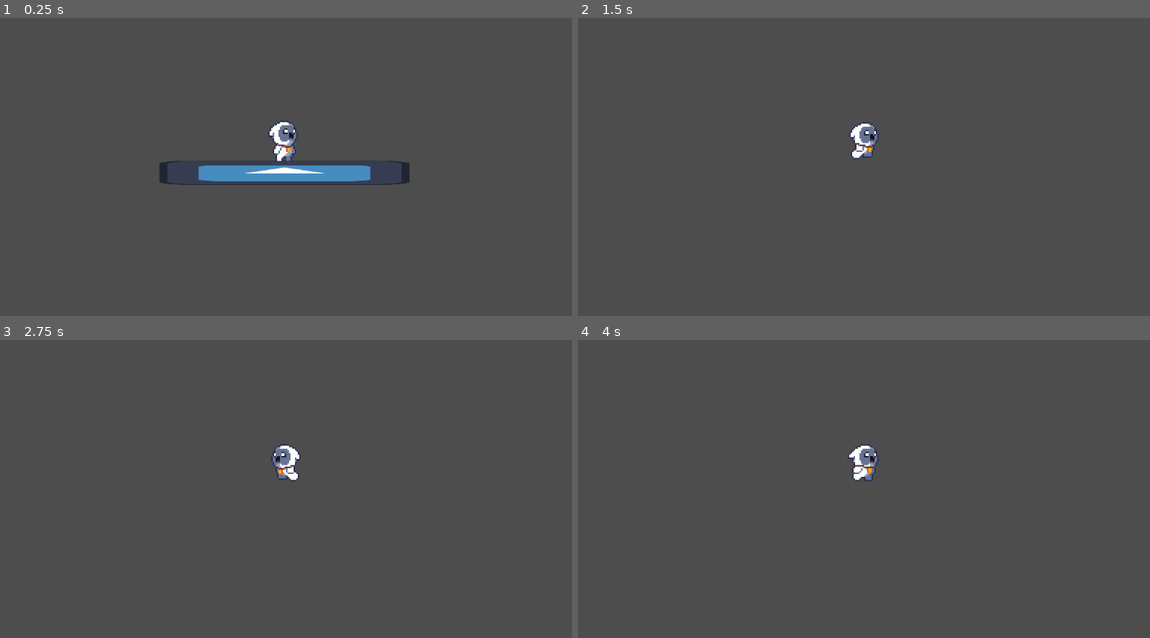
Above: before the commit, frames 1-4 (two rows, left to right).
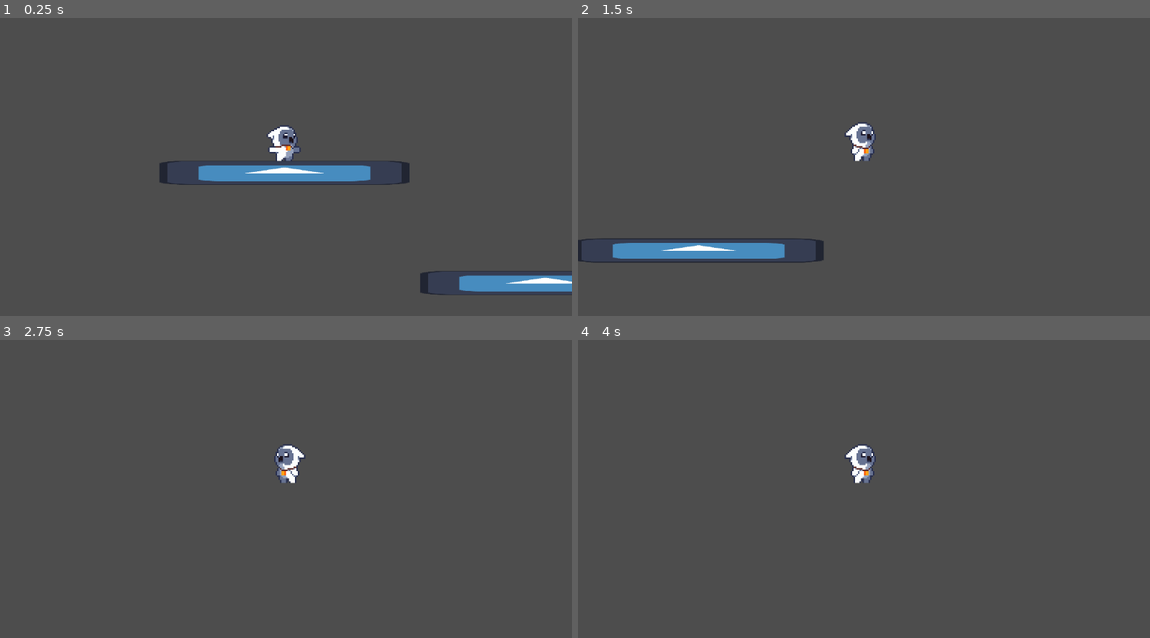
Above: after the commit, the same moments.

Repository: CrisIsla/shiny-godot
Game: Godot game, scene res://scenes/player_test.tscn
Same seed, same stepped clock (60 frames per second), same inputs: the game is played once before the commit and once after it. The engine's default icon, where the game draws it, is replaced by a stand-in: a white triangle on a blue panel in a dark square.
Inputs:
- Up to frame 1 (0.25 s): no input
- Up to frame 2 (1.5 s): hold D (move_right) from 0.53 s (still down); tap K (jump) at 0.6, 0.77, 1.07 s; tap J (attack) at 1.35 s
- Up to frame 3 (2.75 s): tap K (jump) at 1.52, 1.55, 1.82, 2.1 s; release D (move_right) at 2.03 s; hold A (move_left) from 2.03 s (still down)
- Up to frame 4 (4 s): release A (move_left) at 2.78 s; hold D (move_right) from 2.78 s (still down); tap J (attack) at 2.85 s; tap K (jump) at 3.02, 3.05, 3.32, 3.6, 3.77 s

The runs differ from the first frame. In frame 1, 1.7% of the frame differs, in the area x 46-100%, y 34-94%; in frame 2, 2.4%, in the area x 0-53%, y 35-83%; in frame 3, 0.4%; in frame 4, 0.4%.

Commit message:
fix: timing animations

Diff:
--- a/scenes/player.tscn
+++ b/scenes/player.tscn
@@ -228,7 +228,8 @@
 
 [sub_resource type="Animation" id="Animation_woy7a"]
 resource_name = "jump"
-length = 0.8
+length = 0.1
+loop_mode = 1
 tracks/0/type = "value"
 tracks/0/imported = false
 tracks/0/enabled = true
@@ -272,10 +273,10 @@
 tracks/3/interp = 1
 tracks/3/loop_wrap = true
 tracks/3/keys = {
-"times": PackedFloat32Array(0, 0.1, 0.2, 0.3, 0.4, 0.5, 0.6, 0.7),
-"transitions": PackedFloat32Array(1, 1, 1, 1, 1, 1, 1, 1),
-"update": 1,
-"values": [0, 1, 2, 3, 4, 5, 6, 7]
+"times": PackedFloat32Array(0),
+"transitions": PackedFloat32Array(1),
+"update": 1,
+"values": [4]
 }
 
 [sub_resource type="Animation" id="Animation_hwr4v"]
@@ -386,62 +387,209 @@
 "values": [6]
 }
 
-[sub_resource type="Animation" id="Animation_8rqff"]
+[sub_resource type="Animation" id="Animation_o8ul3"]
+resource_name = "jump_prep"
+length = 0.1
+step = 0.05
+tracks/0/type = "value"
+tracks/0/imported = false
+tracks/0/enabled = true
+tracks/0/path = NodePath("Pivot/Sprite2D:frame")
+tracks/0/interp = 1
+tracks/0/loop_wrap = true
+tracks/0/keys = {
+"times": PackedFloat32Array(0, 0.05),
+"transitions": PackedFloat32Array(1, 1),
+"update": 1,
+"values": [2, 3]
+}
+tracks/1/type = "value"
+tracks/1/imported = false
+tracks/1/enabled = true
+tracks/1/path = NodePath("Pivot/Sprite2D:hframes")
+tracks/1/interp = 1
+tracks/1/loop_wrap = true
+tracks/1/keys = {
+"times": PackedFloat32Array(0),
+"transitions": PackedFloat32Array(1),
+"update": 1,
+"values": [8]
+}
+tracks/2/type = "value"
+tracks/2/imported = false
+tracks/2/enabled = true
+tracks/2/path = NodePath("Pivot/Sprite2D:vframes")
+tracks/2/interp = 1
+tracks/2/loop_wrap = true
+tracks/2/keys = {
+"times": PackedFloat32Array(0),
+"transitions": PackedFloat32Array(1),
+"update": 1,
+"values": [1]
+}
+tracks/3/type = "value"
+tracks/3/imported = false
+tracks/3/enabled = true
+tracks/3/path = NodePath("Pivot/Sprite2D:texture")
+tracks/3/interp = 1
+tracks/3/loop_wrap = true
+tracks/3/keys = {
+"times": PackedFloat32Array(0),
+"transitions": PackedFloat32Array(1),
+"update": 1,
+"values": [ExtResource("8_btovt")]
+}
+
+[sub_resource type="Animation" id="Animation_2364t"]
+resource_name = "fall"
+length = 0.1
+loop_mode = 1
+tracks/0/type = "value"
+tracks/0/imported = false
+tracks/0/enabled = true
+tracks/0/path = NodePath("Pivot/Sprite2D:texture")
+tracks/0/interp = 1
+tracks/0/loop_wrap = true
+tracks/0/keys = {
+"times": PackedFloat32Array(0),
+"transitions": PackedFloat32Array(1),
+"update": 1,
+"values": [ExtResource("8_btovt")]
+}
+tracks/1/type = "value"
+tracks/1/imported = false
+tracks/1/enabled = true
+tracks/1/path = NodePath("Pivot/Sprite2D:hframes")
+tracks/1/interp = 1
+tracks/1/loop_wrap = true
+tracks/1/keys = {
+"times": PackedFloat32Array(0),
+"transitions": PackedFloat32Array(1),
+"update": 1,
+"values": [8]
+}
+tracks/2/type = "value"
+tracks/2/imported = false
+tracks/2/enabled = true
+tracks/2/path = NodePath("Pivot/Sprite2D:vframes")
+tracks/2/interp = 1
+tracks/2/loop_wrap = true
+tracks/2/keys = {
+"times": PackedFloat32Array(0),
+"transitions": PackedFloat32Array(1),
+"update": 1,
+"values": [1]
+}
+tracks/3/type = "value"
+tracks/3/imported = false
+tracks/3/enabled = true
+tracks/3/path = NodePath("Pivot/Sprite2D:frame")
+tracks/3/interp = 1
+tracks/3/loop_wrap = true
+tracks/3/keys = {
+"times": PackedFloat32Array(0),
+"transitions": PackedFloat32Array(1),
+"update": 1,
+"values": [5]
+}
+
+[sub_resource type="Animation" id="Animation_mvbak"]
+resource_name = "landing"
+length = 0.2
+step = 0.05
+tracks/0/type = "value"
+tracks/0/imported = false
+tracks/0/enabled = true
+tracks/0/path = NodePath("Pivot/Sprite2D:frame_coords")
+tracks/0/interp = 1
+tracks/0/loop_wrap = true
+tracks/0/keys = {
+"times": PackedFloat32Array(0, 0.1),
+"transitions": PackedFloat32Array(1, 1),
+"update": 1,
+"values": [Vector2i(6, 0), Vector2i(7, 0)]
+}
+tracks/1/type = "value"
+tracks/1/imported = false
+tracks/1/enabled = true
+tracks/1/path = NodePath("Pivot/Sprite2D:texture")
+tracks/1/interp = 1
+tracks/1/loop_wrap = true
+tracks/1/keys = {
+"times": PackedFloat32Array(0),
+"transitions": PackedFloat32Array(1),
+"update": 1,
+"values": [ExtResource("8_btovt")]
+}
+tracks/2/type = "value"
+tracks/2/imported = false
+tracks/2/enabled = true
+tracks/2/path = NodePath("Pivot/Sprite2D:hframes")
+tracks/2/interp = 1
+tracks/2/loop_wrap = true
+tracks/2/keys = {
+"times": PackedFloat32Array(0),
+"transitions": PackedFloat32Array(1),
+"update": 1,
+"values": [8]
+}
+tracks/3/type = "value"
+tracks/3/imported = false
+tracks/3/enabled = true
+tracks/3/path = NodePath("Pivot/Sprite2D:vframes")
+tracks/3/interp = 1
+tracks/3/loop_wrap = true
+tracks/3/keys = {
+"times": PackedFloat32Array(0),
+"transitions": PackedFloat32Array(1),
+"update": 1,
+"values": [1]
+}
+
+[sub_resource type="Animation" id="Animation_atu2y"]
 length = 0.001
 tracks/0/type = "value"
 tracks/0/imported = false
 tracks/0/enabled = true
-tracks/0/path = NodePath("Pivot/Sprite2D:texture")
-tracks/0/interp = 1
-tracks/0/loop_wrap = true
-tracks/0/keys = {
-"times": PackedFloat32Array(0),
-"transitions": PackedFloat32Array(1),
-"update": 1,
-"values": [ExtResource("8_btovt")]
-}
-tracks/1/type = "value"
-tracks/1/imported = false
-tracks/1/enabled = true
-tracks/1/path = NodePath("Pivot/Sprite2D:hframes")
-tracks/1/interp = 1
-tracks/1/loop_wrap = true
-tracks/1/keys = {
-"times": PackedFloat32Array(0),
-"transitions": PackedFloat32Array(1),
-"update": 1,
-"values": [8]
-}
-tracks/2/type = "value"
-tracks/2/imported = false
-tracks/2/enabled = true
-tracks/2/path = NodePath("Pivot/Sprite2D:frame")
-tracks/2/interp = 1
-tracks/2/loop_wrap = true
-tracks/2/keys = {
-"times": PackedFloat32Array(0),
-"transitions": PackedFloat32Array(1),
-"update": 1,
-"values": [1]
+tracks/0/path = NodePath("Pivot/Sprite2D:frame")
+tracks/0/interp = 1
+tracks/0/loop_wrap = true
+tracks/0/keys = {
+"times": PackedFloat32Array(0),
+"transitions": PackedFloat32Array(1),
+"update": 1,
+"values": [4]
 }
 
 [sub_resource type="AnimationLibrary" id="AnimationLibrary_xe7dn"]
 _data = {
-"RESET": SubResource("Animation_8rqff"),
+"RESET": SubResource("Animation_atu2y"),
 "attack_1": SubResource("Animation_85ado"),
 "attack_2": SubResource("Animation_t0ag8"),
+"fall": SubResource("Animation_2364t"),
 "hurt": SubResource("Animation_vdqe2"),
 "idle": SubResource("Animation_ic6at"),
 "jump": SubResource("Animation_woy7a"),
+"jump_prep": SubResource("Animation_o8ul3"),
+"landing": SubResource("Animation_mvbak"),
 "run": SubResource("Animation_hwr4v"),
 "walk": SubResource("Animation_cir7r")
 }
 
+[sub_resource type="AnimationNodeAnimation" id="AnimationNodeAnimation_m0202"]
+animation = &"fall"
+
 [sub_resource type="AnimationNodeAnimation" id="AnimationNodeAnimation_g8nwu"]
 animation = &"idle"
 
-[sub_resource type="AnimationNodeAnimation" id="AnimationNodeAnimation_xvbs8"]
+[sub_resource type="AnimationNodeAnimation" id="AnimationNodeAnimation_qh75c"]
 animation = &"jump"
+
+[sub_resource type="AnimationNodeAnimation" id="AnimationNodeAnimation_aufcq"]
+animation = &"jump_prep"
+
+[sub_resource type="AnimationNodeAnimation" id="AnimationNodeAnimation_lnqkf"]
+animation = &"landing"
 
 [sub_resource type="AnimationNodeAnimation" id="AnimationNodeAnimation_i1jo6"]
 animation = &"run"
@@ -453,21 +601,42 @@
 
 [sub_resource type="AnimationNodeStateMachineTransition" id="AnimationNodeStateMachineTransition_27453"]
 
-[sub_resource type="AnimationNodeStateMachineTransition" id="AnimationNodeStateMachineTransition_eg0sk"]
+[sub_resource type="AnimationNodeStateMachineTransition" id="AnimationNodeStateMachineTransition_d2lu3"]
 switch_mode = 2
 
-[sub_resource type="AnimationNodeStateMachineTransition" id="AnimationNodeStateMachineTransition_jk2ke"]
+[sub_resource type="AnimationNodeStateMachineTransition" id="AnimationNodeStateMachineTransition_ex1hv"]
+
+[sub_resource type="AnimationNodeStateMachineTransition" id="AnimationNodeStateMachineTransition_1377r"]
+
+[sub_resource type="AnimationNodeStateMachineTransition" id="AnimationNodeStateMachineTransition_48112"]
+
+[sub_resource type="AnimationNodeStateMachineTransition" id="AnimationNodeStateMachineTransition_0o3rs"]
+
+[sub_resource type="AnimationNodeStateMachineTransition" id="AnimationNodeStateMachineTransition_yioqn"]
+
+[sub_resource type="AnimationNodeStateMachineTransition" id="AnimationNodeStateMachineTransition_jck8a"]
+switch_mode = 2
+
+[sub_resource type="AnimationNodeStateMachineTransition" id="AnimationNodeStateMachineTransition_lasll"]
+
+[sub_resource type="AnimationNodeStateMachineTransition" id="AnimationNodeStateMachineTransition_tmuwx"]
 
 [sub_resource type="AnimationNodeStateMachine" id="AnimationNodeStateMachine_ayclc"]
-states/Start/position = Vector2(174, 70)
+states/Start/position = Vector2(-121, 27)
+states/fall/node = SubResource("AnimationNodeAnimation_m0202")
+states/fall/position = Vector2(499, -105)
 states/idle/node = SubResource("AnimationNodeAnimation_g8nwu")
-states/idle/position = Vector2(316, 70)
-states/jump/node = SubResource("AnimationNodeAnimation_xvbs8")
-states/jump/position = Vector2(417, -57)
+states/idle/position = Vector2(54, 115)
+states/jump/node = SubResource("AnimationNodeAnimation_qh75c")
+states/jump/position = Vector2(315, -105)
+states/jump_prep/node = SubResource("AnimationNodeAnimation_aufcq")
+states/jump_prep/position = Vector2(60, -98)
+states/landing/node = SubResource("AnimationNodeAnimation_lnqkf")
+states/landing/position = Vector2(732, -105)
 states/run/node = SubResource("AnimationNodeAnimation_i1jo6")
-states/run/position = Vector2(499, 70)
-transitions = ["Start", "idle", SubResource("AnimationNodeSt …(141 unchanged characters)… odeStateMachineTransition_27453"), "jump", "idle", SubResource("AnimationNodeStateMachineTransition_eg0sk"), "idle", "jump", SubResource("AnimationNodeStateMachineTransition_jk2ke")]
-graph_offset = Vector2(-93, -116)
+states/run/position = Vector2(508, 115)
+transitions = ["Start", "idle", SubResource("AnimationNodeSt …(141 unchanged characters)… odeStateMachineTransition_27453"), "jump_prep", "jump", SubResource("AnimationNodeStateMachineTransition_d2lu3"), "jump", "fall", SubResource("AnimationNodeStateMachineTransition_ex1hv"), "idle", "jump_prep", SubResource("AnimationNodeStateMachineTransition_1377r"), "run", "jump_prep", SubResource("AnimationNodeStateMachineTransition_48112"), "fall", "landing", SubResource("AnimationNodeStateMachineTransition_0o3rs"), "landing", "run", SubResource("AnimationNodeStateMachineTransition_yioqn"), "landing", "idle", SubResource("AnimationNodeStateMachineTransition_jck8a"), "run", "fall", SubResource("AnimationNodeStateMachineTransition_lasll"), "idle", "fall", SubResource("AnimationNodeStateMachineTransition_tmuwx")]
+graph_offset = Vector2(-176, -133)
 
 [sub_resource type="AnimationNodeStateMachinePlayback" id="AnimationNodeStateMachinePlayback_03kxt"]
 
@@ -480,7 +649,7 @@
 position = Vector2(0, -16)
 texture = ExtResource("8_btovt")
 hframes = 8
-frame = 1
+frame = 4
 
 [node name="CollisionShape2D" type="CollisionShape2D" parent="."]
 position = Vector2(-1, -13)
--- a/scenes/player_test.tscn
+++ b/scenes/player_test.tscn
@@ -23,5 +23,21 @@
 scale = Vector2(2.07813, 0.1825)
 texture = ExtResource("1_82bpa")
 
+[node name="StaticBody2D2" type="StaticBody2D" parent="."]
+position = Vector2(175, 74)
+scale = Vector2(0.631579, 0.694444)
+metadata/_edit_group_ = true
+
+[node name="CollisionShape2D" type="CollisionShape2D" parent="StaticBody2D2"]
+position = Vector2(-3.8147e-06, 1.08342e-05)
+rotation = -3.14159
+scale = Vector2(0.923181, -1.16216)
+shape = SubResource("RectangleShape2D_bc4e8")
+
+[node name="Sprite2D" type="Sprite2D" parent="StaticBody2D2"]
+position = Vector2(1.52588e-05, -0.159998)
+scale = Vector2(2.07813, 0.1825)
+texture = ExtResource("1_82bpa")
+
 [node name="player" parent="." instance=ExtResource("2_ik7fc")]
 position = Vector2(1, -21)
--- a/scripts/player/player.gd
+++ b/scripts/player/player.gd
@@ -6,6 +6,7 @@
 
 # Get the gravity from the project settings to be synced with RigidBody nodes.
 var gravity = ProjectSettings.get_setting("physics/2d/default_gravity")
+var is_falling = false
 
 @onready var pivot = $Pivot
 @onready var animationPlayer = $AnimationPlayer
@@ -23,6 +24,7 @@
 
 	# Handle Jump.
 	if Input.is_action_just_pressed("jump") and is_on_floor():
+		playback.travel("jump_prep")
 		jump()
 
 	if Input.is_action_just_pressed("attack"):
@@ -39,6 +41,14 @@
 
 	if velocity.y < 0:
 		playback.travel("jump")
+
+	if velocity.y > 0:
+		playback.travel("fall")
+		is_falling = true
+
+	if is_falling and is_on_floor():
+		playback.travel("landing")
+		is_falling = false
 
 	move_and_slide()
 
Not shown: 1 places in scenes/player.tscn that only renumber resources
